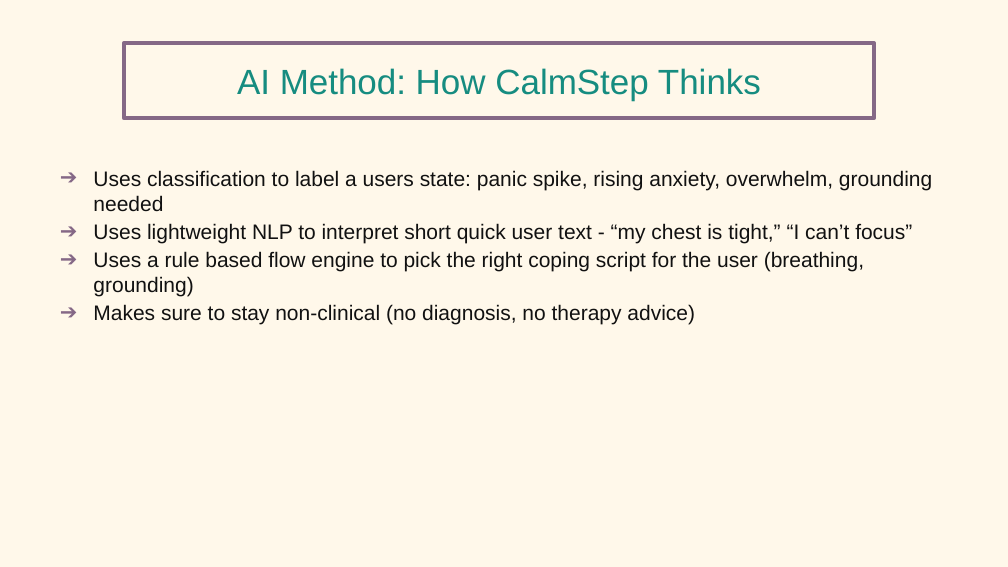
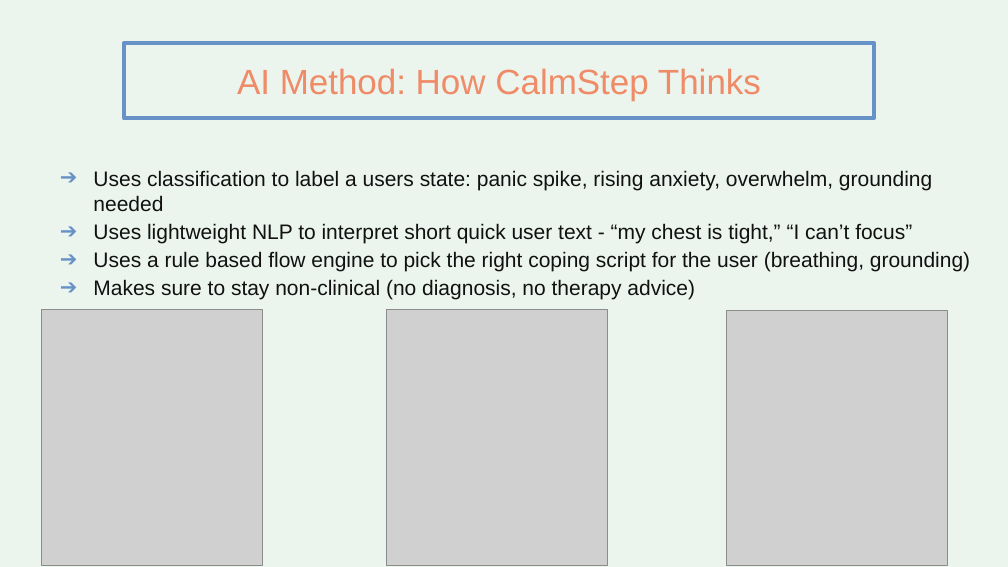
Before and after one commit to pedemaris/ai-innovators-mental-health-support, a slide deck: slide 5 of PP_CalmStep_Capstone_AAI101 2.pptx (slide 6 before the commit). Drawn at 1008x567 pixels with LibreOffice and Linux fonts; fonts in the diff are those of the drawing; grey boxes stand for pictures. Boxes give left, top, right and bottom in pixels: in the first picture for what was removed or moved away, otherwise in the second. Text is boxed around its words. In the diff, an @@ line names an element or a change of style, - is before the commit and + after.

```diff
--- a/PP_CalmStep_Capstone_AAI101 2.pptx
+++ b/PP_CalmStep_Capstone_AAI101 2.pptx
@@ background #FFF8EA to #EBF5EE @@
@@ text "AI Method: How CalmStep Thinks" at [237, 68, 761, 100]: text colour #168C80 to #EF8B67 @@
@@ rectangle at [124, 43, 874, 119]: outline #856886 3 pt to #6792C7 3 pt @@
@@ text "Uses classification to label a ..." at [93, 170, 970, 299]: bullet colour #856886 to #6792C7 @@
@@ picture added at [41, 310, 262, 565] @@
@@ picture added at [387, 310, 608, 565] @@
@@ picture added at [727, 310, 948, 565] @@
```
Also in this commit, not shown: 10 other slides changed, 1 slide removed.
